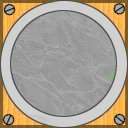
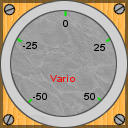
Layer changes from the first 128px x 128px image to the second:
renamed "Neue Ebene" to "Vario", painted on it over [16, 11, 115, 103]
